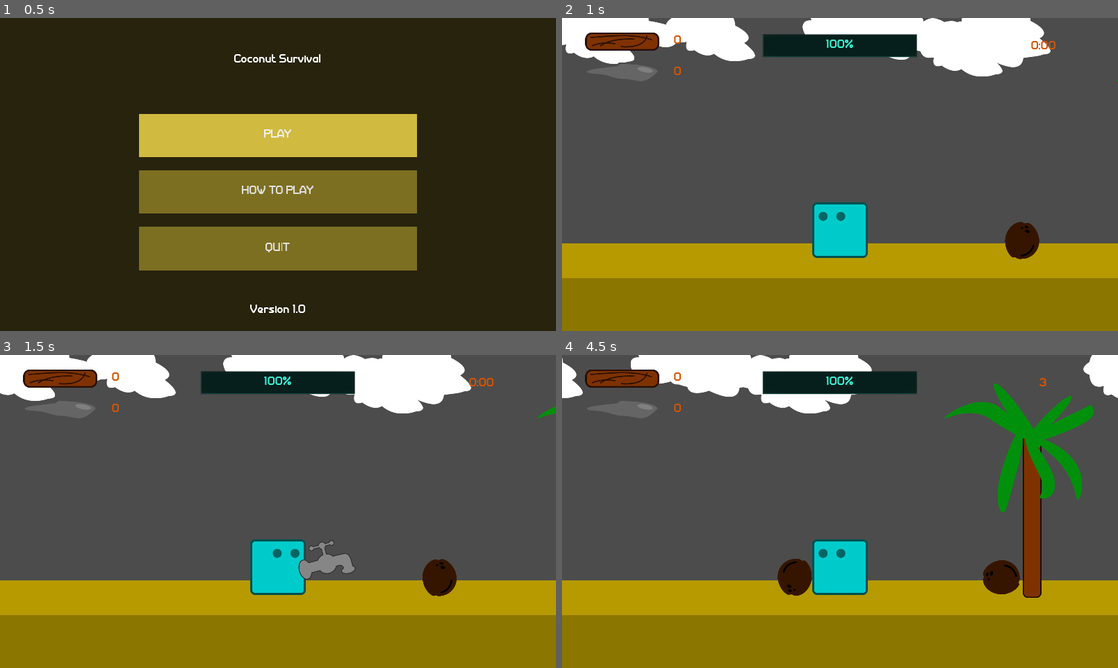
Above: before the commit, frames 1-4 (two rows, left to right).
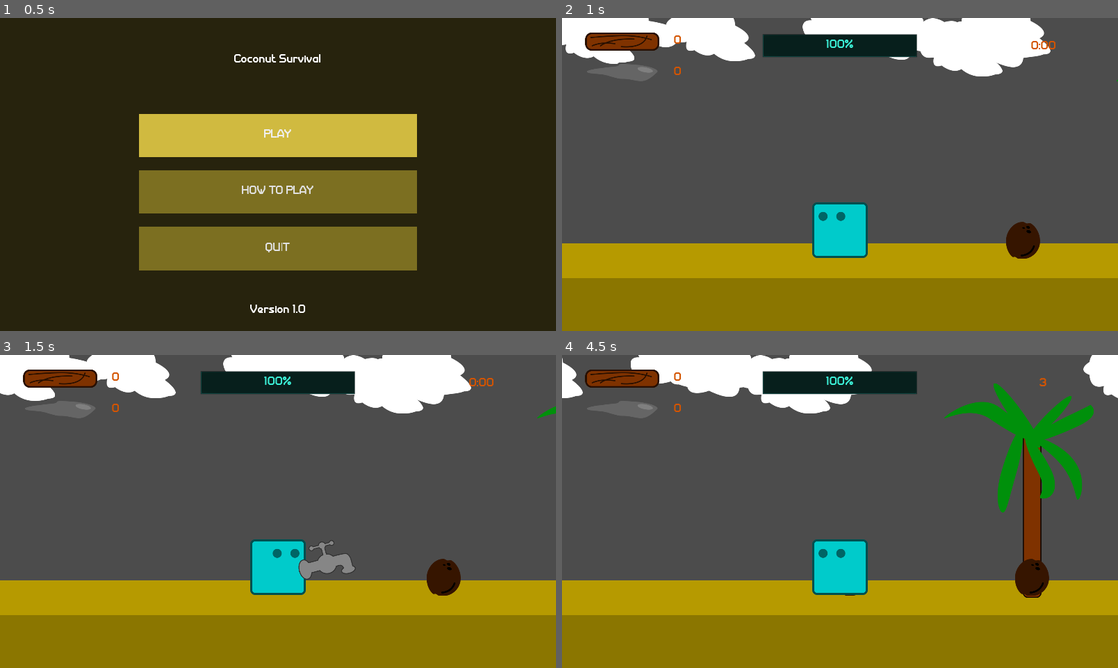
Above: after the commit, the same moments.

Repository: AlixBarreaux/coconut-survival
Game: Godot game, scene res://GUI/Main Menu/MainMenu.tscn
Same seed, same stepped clock (60 frames per second), same inputs: the game is played once before the commit and once after it. Sound files missing from this copy of the repository are replaced by a short silence.
Inputs:
- Up to frame 1 (0.5 s): no input
- Up to frame 2 (1 s): click "PLAY" at 0.5 s
- Up to frame 3 (1.5 s): tap Enter at 1.25 s; hold D (move_right) from 1.28 s (still down); tap Space (attack) at 1.35 s
- Up to frame 4 (4.5 s): release D (move_right) at 2.03 s; hold Q (move_left) 2.03-2.78 s; tap A (build_spike) at 2.1, 4.35 s; tap Space (attack) at 2.75, 3.6 s; hold D (move_right) 2.78-4.28 s; tap E (build_wall) at 2.85 s; hold Q (move_left) from 4.28 s (still down)

Frame 1 is identical in both runs. In frame 2, less than 0.1% of the frame differs, in the area x 79-86%, y 65-78%; in frame 3, 0.2%; in frame 4, 1.7%, in the area x 38-88%, y 65-77%.

Commit message:
Hide coconuts when outside of the screen + remove print statements

Diff:
--- a/Items/Coconut/Coconut.gd
+++ b/Items/Coconut/Coconut.gd
@@ -21,13 +21,17 @@
 
 func _ready() -> void:
 	self._initialize_signals()
-	randomize_health_replenish_value()
+	self._initialize()
 
 
 # --------------------------    DECLARE FUNCTIONS     --------------------------
 
-func _physics_process(delta: float) -> void:
-	apply_central_impulse(Vector2(-1.0, 0.0))
+
+func _initialize() -> void:
+	self.hide()
+	randomize_health_replenish_value()
+	return
+
 
 func _initialize_signals() -> void:
 	visibility_notifier_2d.connect("screen_entered", self, "on_visibility_notifier_2d_screen_entered")
@@ -37,13 +41,11 @@
 
 func on_visibility_notifier_2d_screen_entered() -> void:
 	self.show()
-	print("Show ", self.name)
 	return
 
 
 func on_visibility_notifier_2d_screen_exited() -> void:
 	self.hide()
-	print("Hide ", self.name)
 	return
 
 
--- a/NaturalResources/Trees/Palm Tree/PalmTree.tscn
+++ b/NaturalResources/Trees/Palm Tree/PalmTree.tscn
@@ -5,7 +5,7 @@
 [ext_resource path="res://NaturalResources/Trees/Palm Tree/PalmTree.gd" type="Script" id=3]
 
 [sub_resource type="RectangleShape2D" id=1]
-extents = Vector2( 50, 370 )
+extents = Vector2( 50, 299 )
 
 [sub_resource type="RectangleShape2D" id=2]
 extents = Vector2( 200, 10 )
@@ -39,4 +39,5 @@
 __meta__ = {
 "_editor_description_": ""
 }
+
 [connection signal="area_entered" from="NaturalResourceDetector" to="." method="_on_NaturalResourceDetector_area_entered"]
